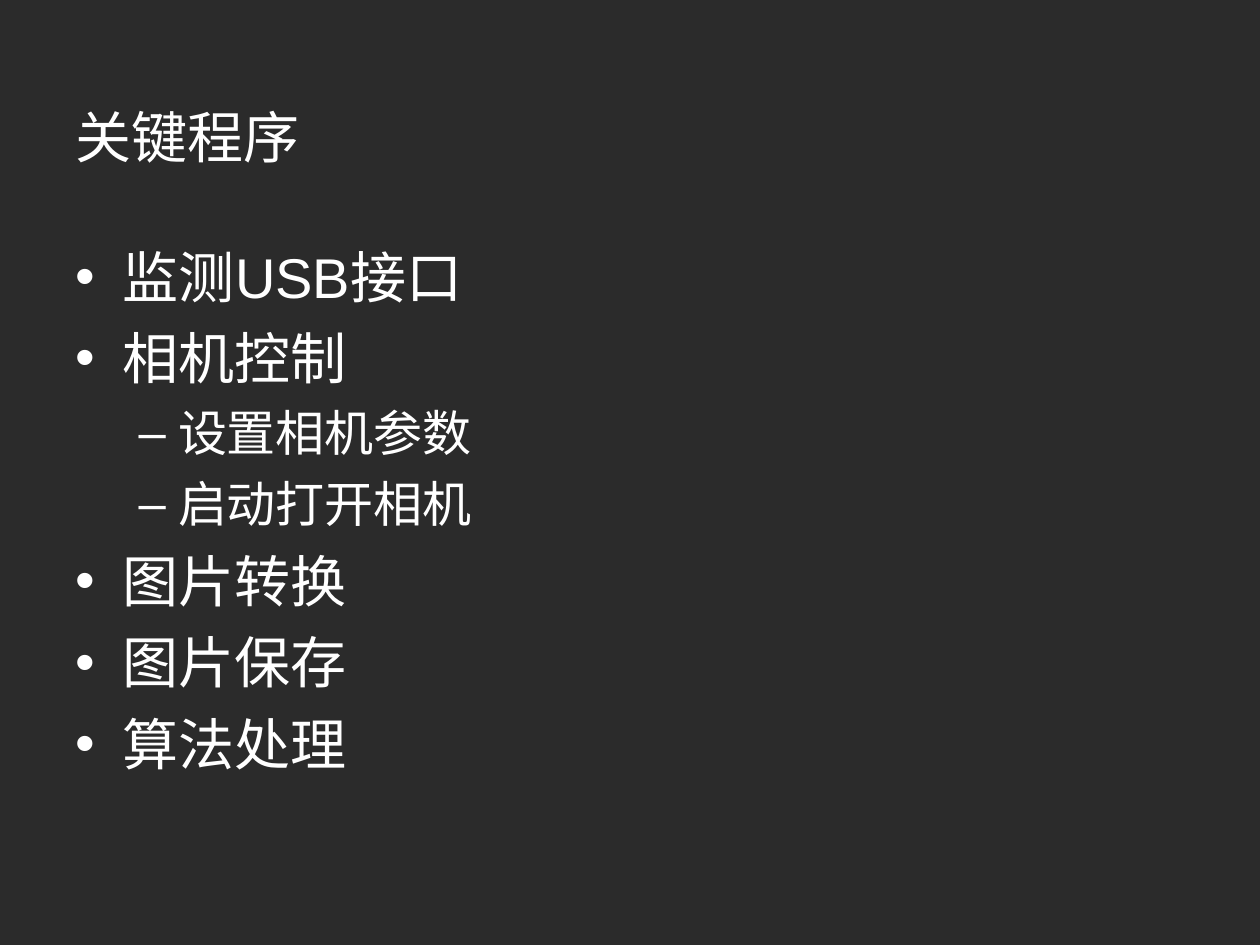
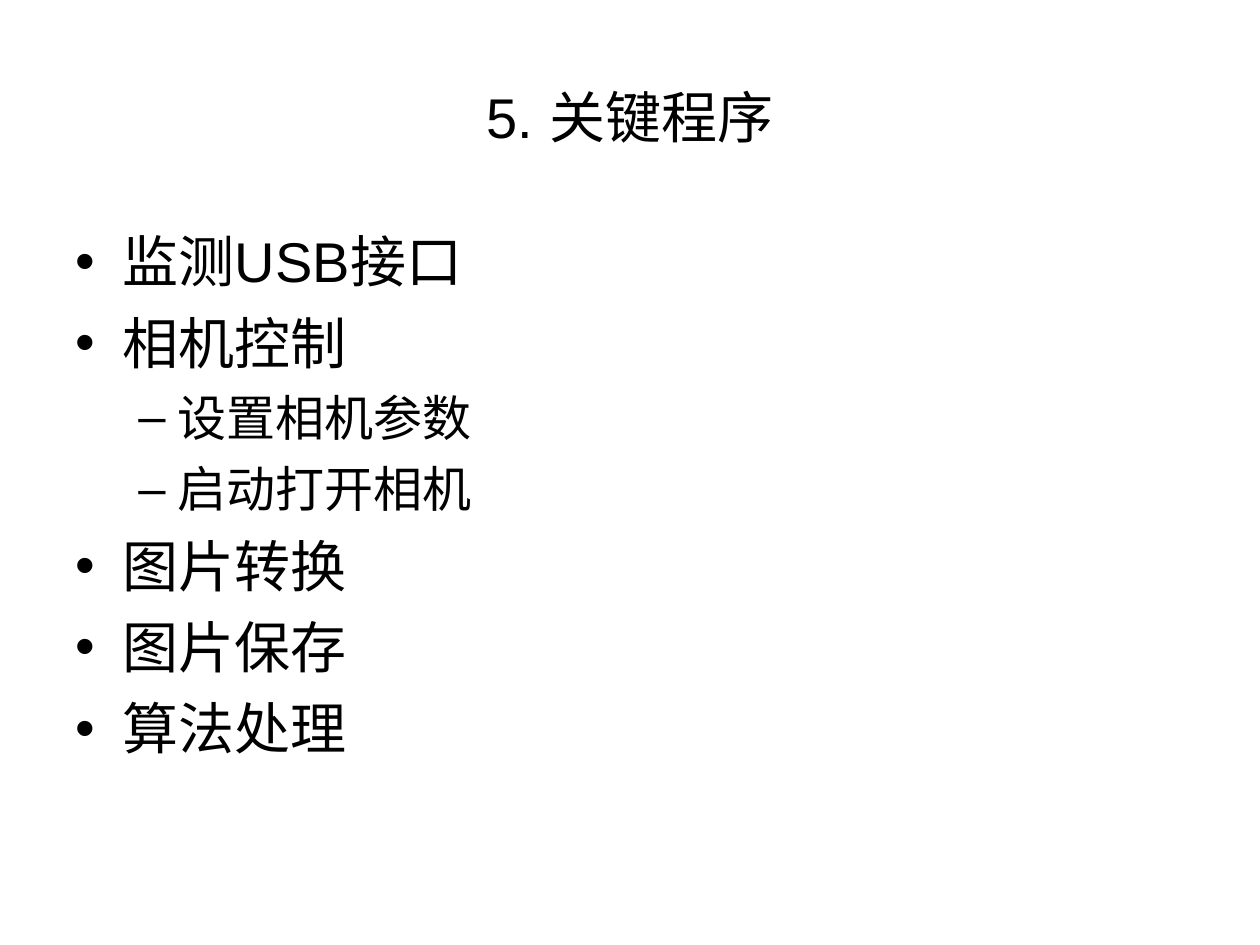
Before and after one commit to aihes/PylonCamera, a slide deck: slide 15 of paper/激光散斑系统CCD相机数据采集控制软件设计.ppt (slide 11 before the commit). Drawn at 1260x945 pixels with LibreOffice and Linux fonts; fonts in the diff are those of the drawing; background and template pictures are left out; a plain dark background stands for a picture behind light text. Boxes give left, top, right and bottom in pixels: in the first picture for what was removed or moved away, otherwise in the second. Text is boxed around its words. In the diff, an @@ line names an element or a change of style, - is before the commit and + after.

```diff
--- a/paper/激光散斑系统CCD相机数据采集控制软件设计.ppt
+++ b/paper/激光散斑系统CCD相机数据采集控制软件设计.ppt
@@ background picture (left out) to #FFFFFF @@
@@ title at [487, 91, 773, 143]: text changed; font Montserrat to Arial; text colour #FFFFFF to #000000 @@
-关键程序
+5. 关键程序
@@ text "监测USB接口": place and size @@
-text "监测USB接口" at [123, 251, 472, 770]
+text "监测USB接口" at [123, 235, 472, 754]
@@ text "监测USB接口" at [123, 235, 472, 754]: text colour #FFFFFF to #000000; bullet colour #FFFFFF to #000000 @@
```
Also in this commit, not shown: 12 other slides changed, 10 slides added, 4 slides removed, 7 other files.
